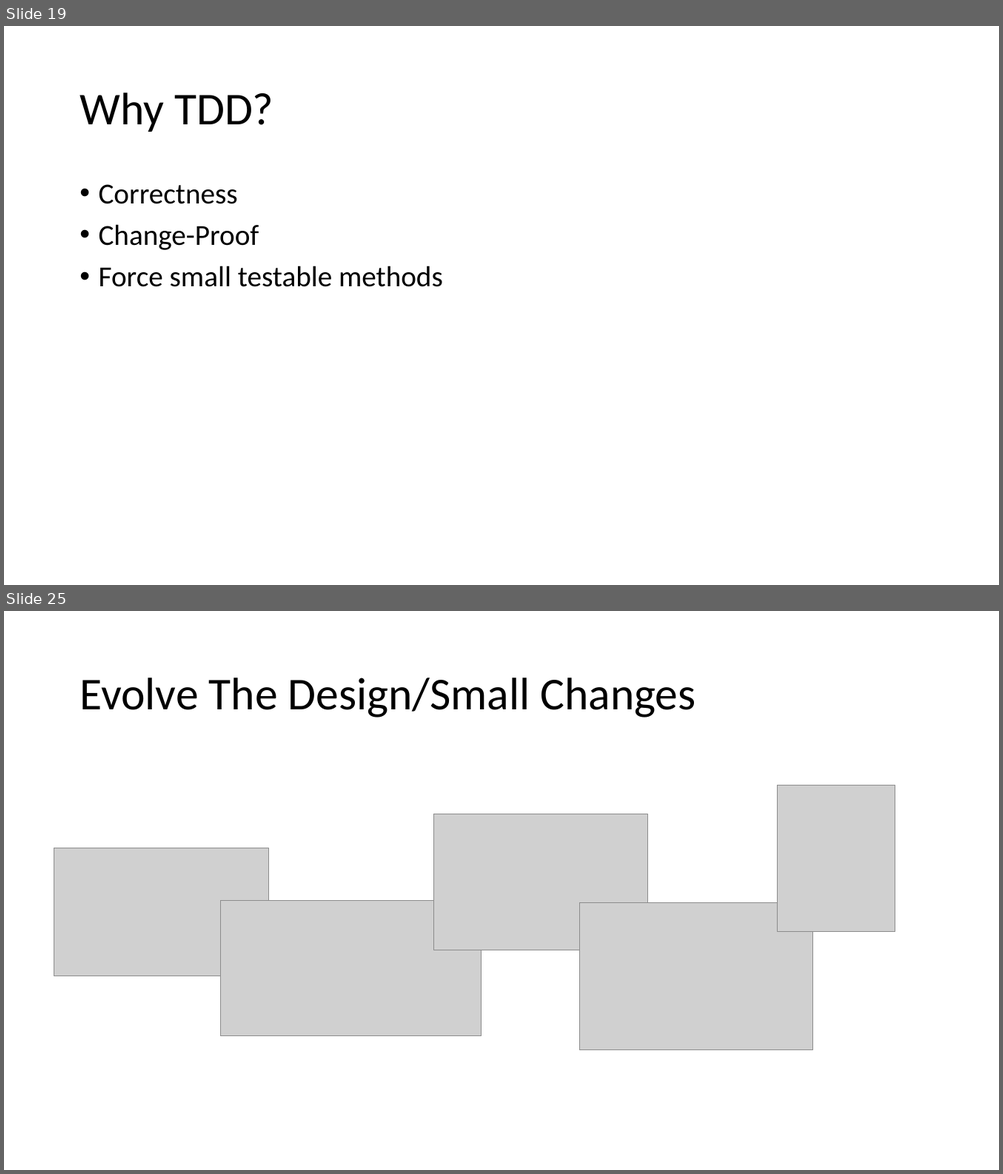
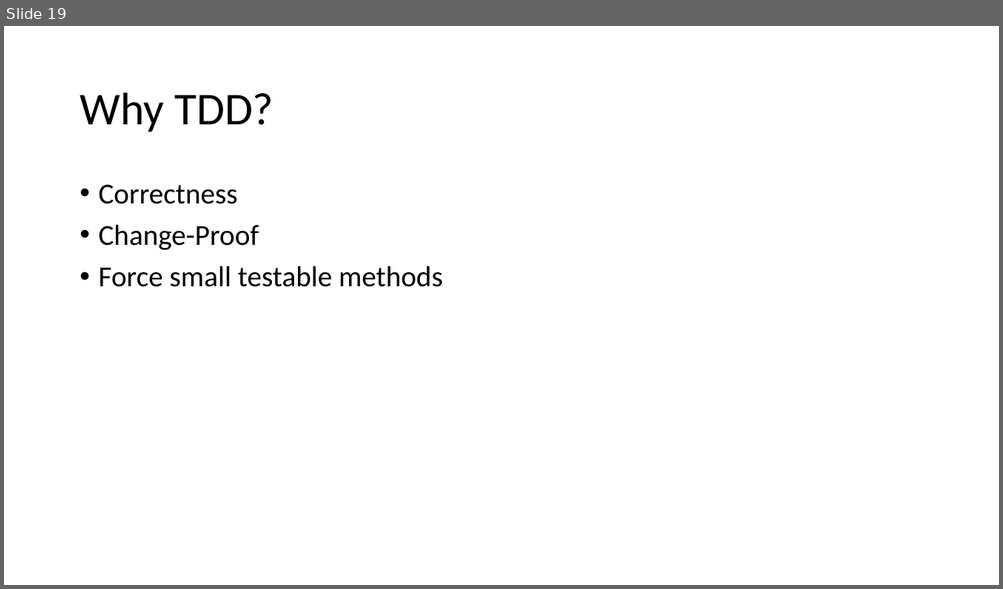
Before and after one commit to jamessdixon/REPL-Driven-Development, a slide deck: REPL-Driven-Development.pptx. Shown one above the other, each under a label of ours: slides 19 and 25 before the commit, slide 19 after it; the slides between them are not shown. The pictures are 1003x1174 and 1003x589 pixels, drawn with LibreOffice and Linux fonts; fonts in the diff are those of the drawing; grey boxes stand for pictures. Boxes give left, top, right and bottom in pixels: in the first picture for what was removed or moved away, otherwise in the second. Text is boxed around its words. In the diff, an @@ line names an element or a change of style, - is before the commit and + after.

```diff
--- a/REPL-Driven-Development.pptx
+++ b/REPL-Driven-Development.pptx
@@ slide 25 removed at bbox=[4, 611, 999, 1170], background #FFFFFF @@
@@ title removed at bbox=[79, 678, 695, 718] @@
-Evolve The Design/Small Changes
@@ picture removed at bbox=[777, 785, 895, 932] @@
@@ picture removed at bbox=[434, 814, 647, 951] @@
@@ picture removed at bbox=[54, 849, 269, 977] @@
@@ picture removed at bbox=[220, 900, 481, 1037] @@
@@ picture removed at bbox=[579, 903, 812, 1051] @@
```
Also in this commit, not shown: 6 slides changed, 6 other slides removed.
